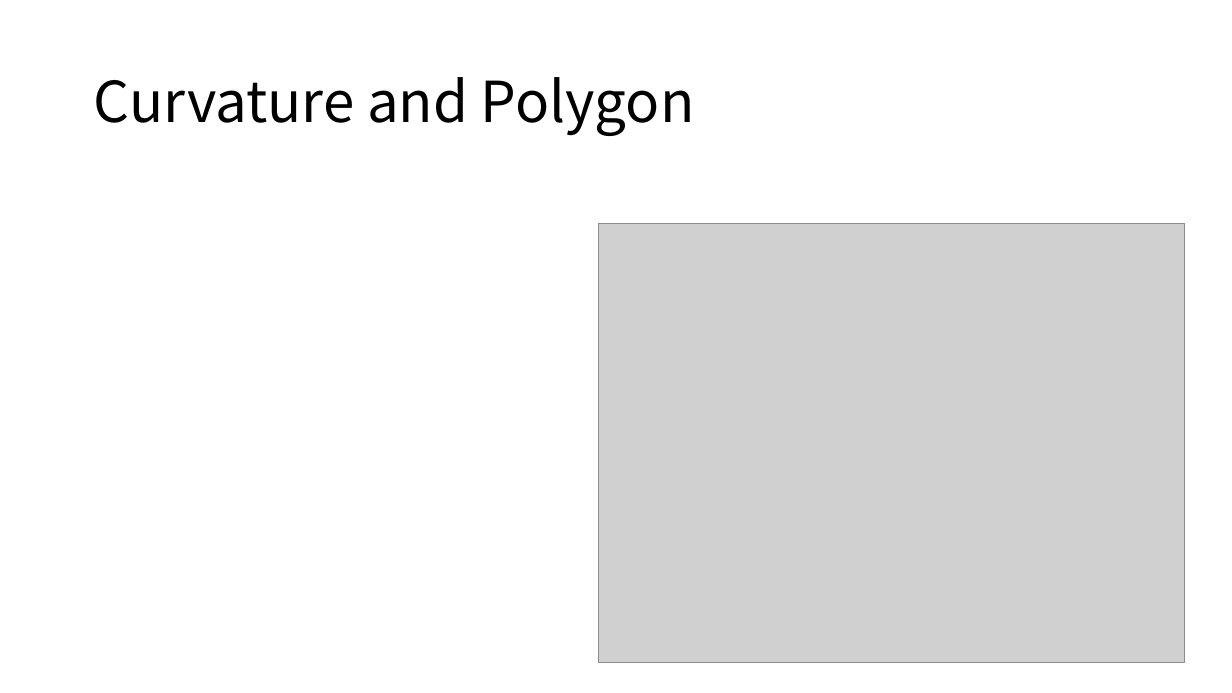
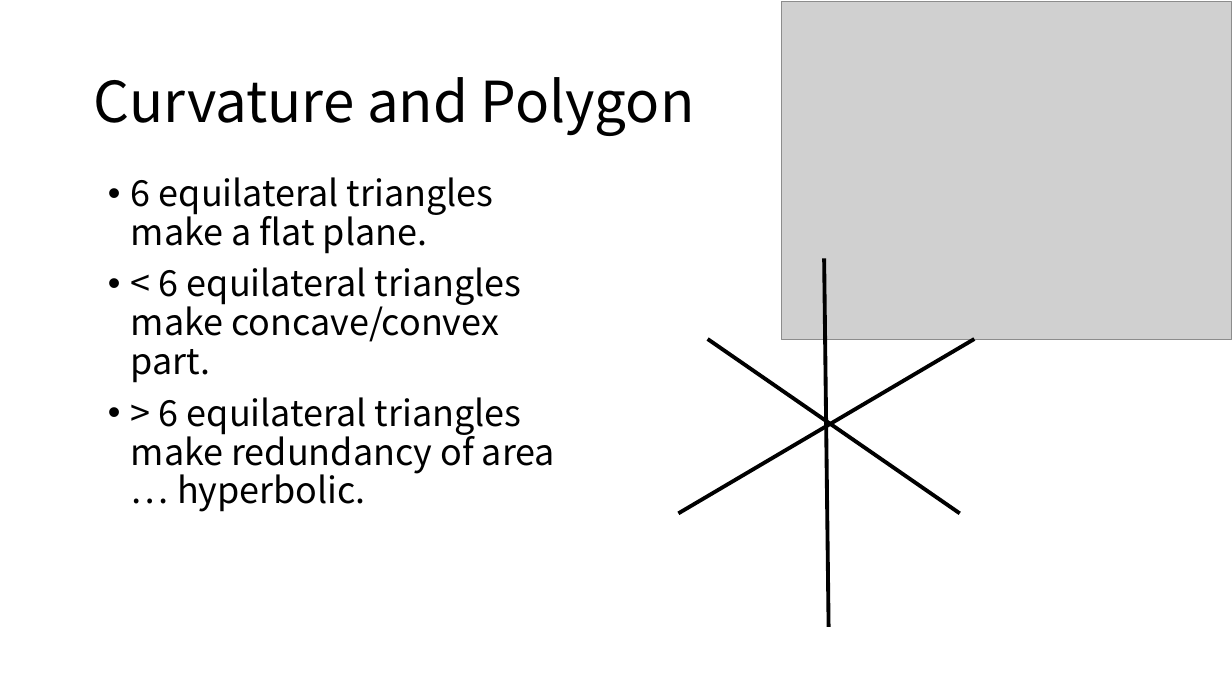
Before and after one commit to ryamada22/atom, a slide deck: slide 10 of Lectures2019/MutationOfTriangularMesh.pptx (slide 9 before the commit). Drawn at 1232x693 pixels with LibreOffice and Linux fonts; fonts in the diff are those of the drawing; grey boxes stand for pictures. Boxes give left, top, right and bottom in pixels: in the first picture for what was removed or moved away, otherwise in the second. Text is boxed around its words. In the diff, an @@ line names an element or a change of style, - is before the commit and + after.

```diff
--- a/Lectures2019/MutationOfTriangularMesh.pptx
+++ b/Lectures2019/MutationOfTriangularMesh.pptx
@@ picture added at <box>782,2,1232,340</box> @@
@@ text added at <box>131,177,555,512</box>, 28 pt, text #000000 @@
+• 6 equilateral triangles make a flat plane.
+• < 6 equilateral triangles make concave/convex part.
+• > 6 equilateral triangles make redundancy of area … hyperbolic.
@@ picture removed at <box>599,224,1185,664</box> @@
@@ line added from (824, 259) to (829, 627), #000000 3 pt @@
@@ line added from (974, 339) to (678, 514), #000000 3 pt @@
@@ line added from (708, 339) to (960, 514), #000000 3 pt @@
```
Also in this commit, not shown: 2 other slides changed, 2 slides added, 3 other files.
